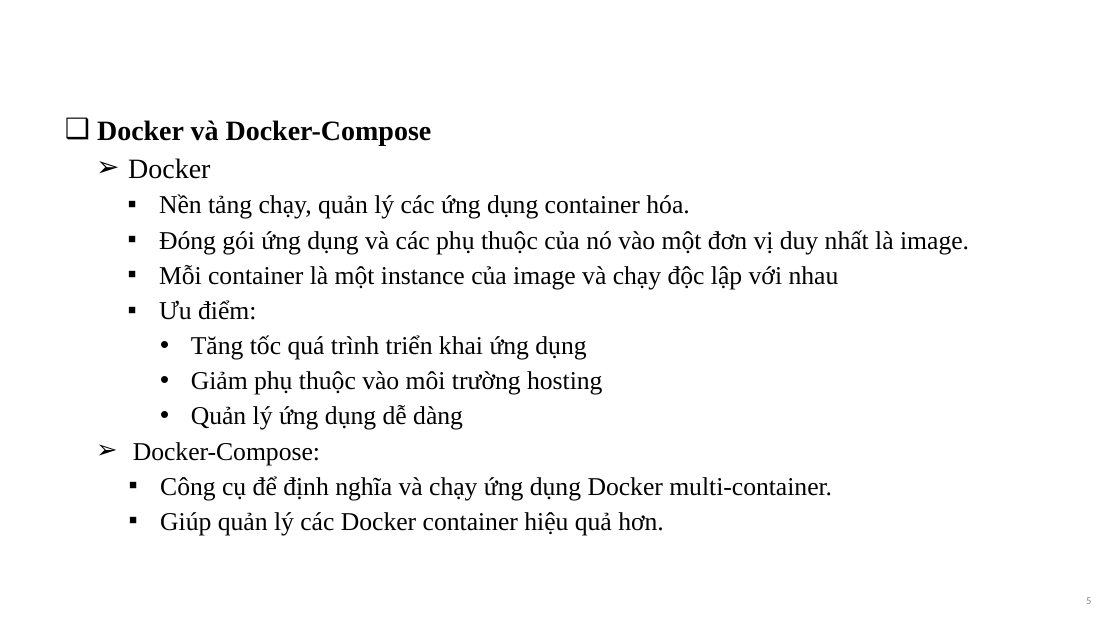
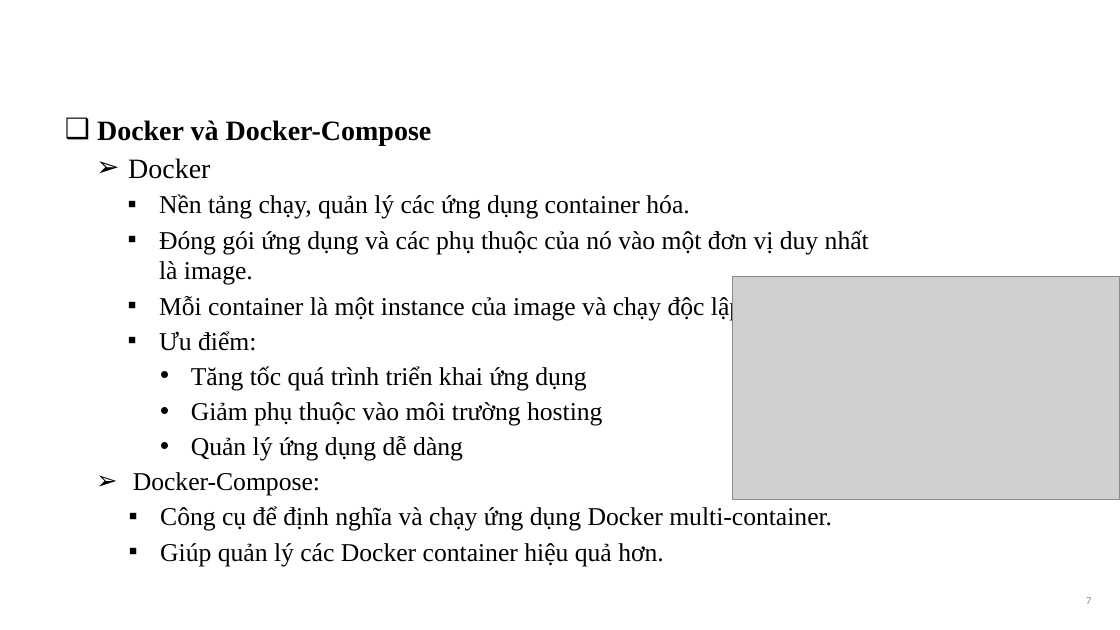
Before and after one commit to giangnt15/final-year-project, a slide deck: slide 7 of Documents/Slide_ĐATN_NTGIANG_20166022.pptx (slide 5 before the commit). Drawn at 1120x630 pixels with LibreOffice and Linux fonts; fonts in the diff are those of the drawing; grey boxes stand for pictures; background and template pictures are left out. Boxes give left, top, right and bottom in pixels: in the first picture for what was removed or moved away, otherwise in the second. Text is boxed around its words. In the diff, an @@ line names an element or a change of style, - is before the commit and + after.

```diff
--- a/Documents/Slide_ĐATN_NTGIANG_20166022.pptx
+++ b/Documents/Slide_ĐATN_NTGIANG_20166022.pptx
@@ text "Docker và Docker-Compose" rewrapped from <box>97,120,969,535</box> to <box>97,120,869,566</box> @@
@@ picture added at <box>733,276,1120,500</box> @@
```
Also in this commit, not shown: 5 other slides changed, 18 slides added, 2 other files.
